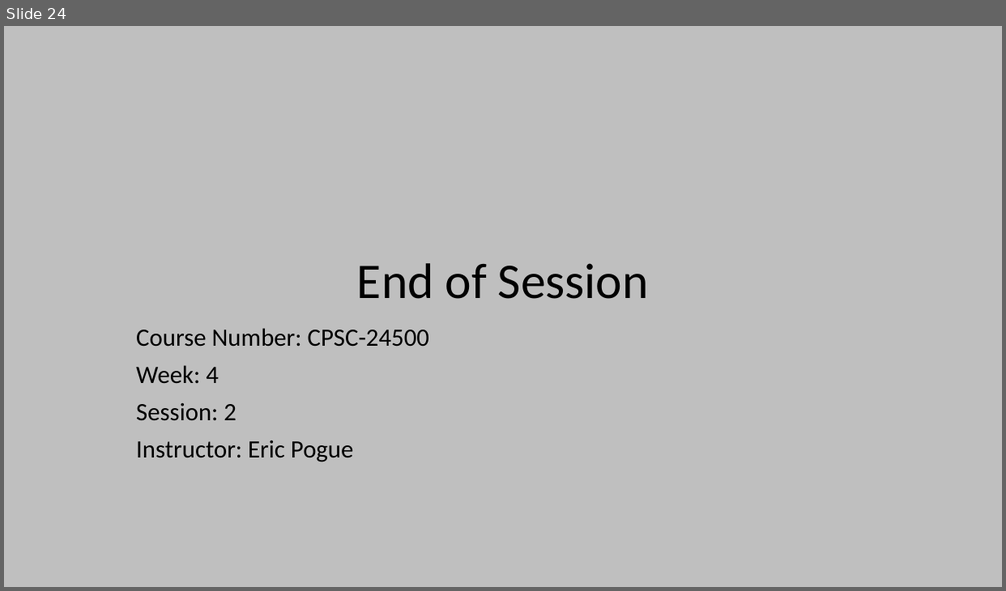
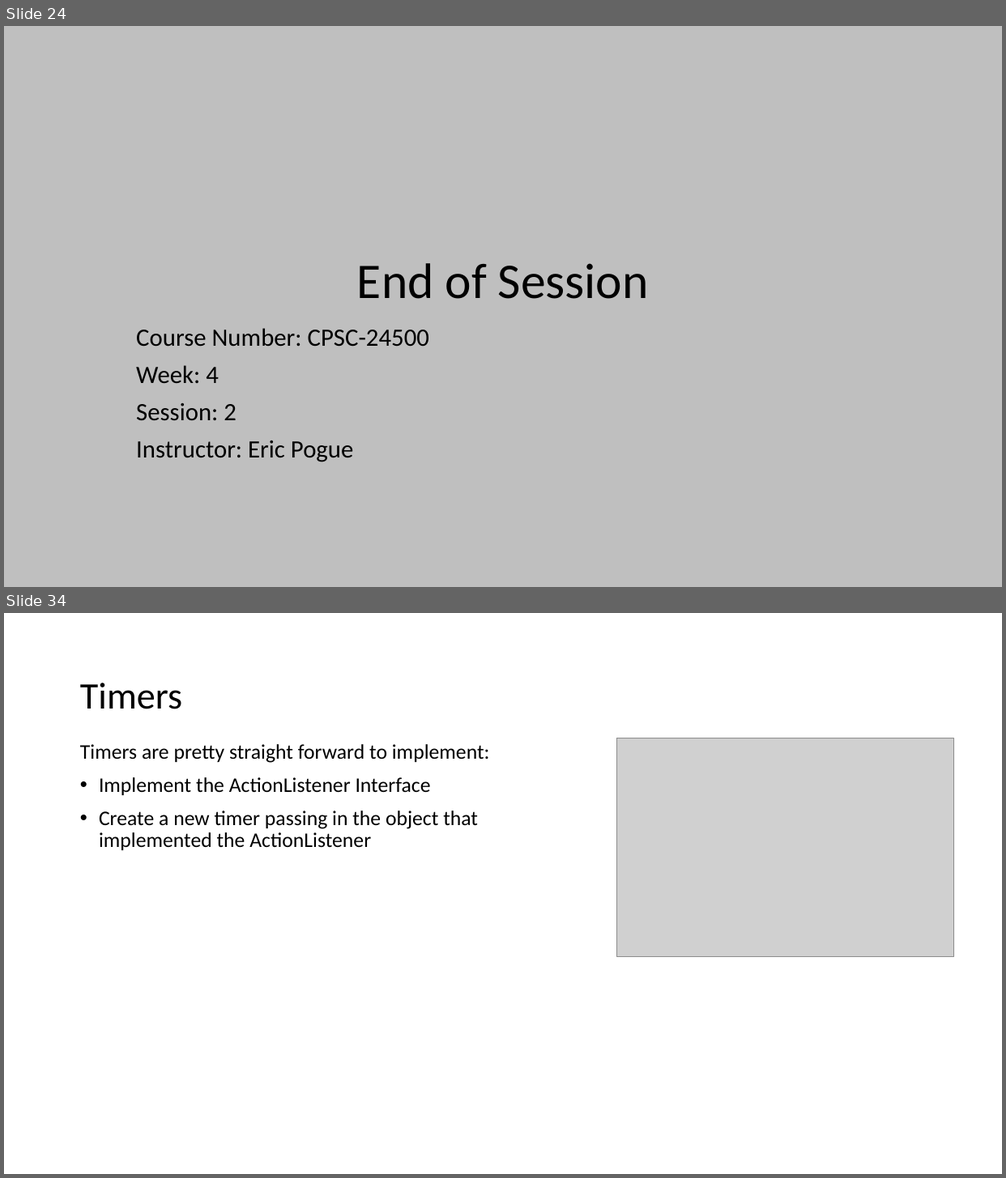
Before and after one commit to EricJPogue/www-epogue-info, a slide deck: CPSC-24500/Week04/2017SpringW04Slides.pptx. Shown one above the other, each under a label of ours: slide 24 before the commit, slides 24 and 34 after it; the slides between them are not shown. The pictures are 1006x591 and 1006x1178 pixels, drawn with LibreOffice and Linux fonts; fonts in the diff are those of the drawing; grey boxes stand for pictures. Boxes give left, top, right and bottom in pixels: in the first picture for what was removed or moved away, otherwise in the second. Text is boxed around its words. In the diff, an @@ line names an element or a change of style, - is before the commit and + after.

```diff
--- a/CPSC-24500/Week04/2017SpringW04Slides.pptx
+++ b/CPSC-24500/Week04/2017SpringW04Slides.pptx
@@ slide 34 added at [4,613,1002,1174], background #FFFFFF @@
@@ title added at [80,683,182,709], 36 pt, text #000000 @@
+Timers
@@ text added at [80,744,490,850], 20 pt, text #000000 @@
+Timers are pretty straight forward to implement:
+• Implement the ActionListener Interface
+• Create a new timer passing in the object that implemented the ActionListener
@@ picture added at [617,738,954,956] @@
```
Also in this commit, not shown: 12 other slides added, 6 other files.
